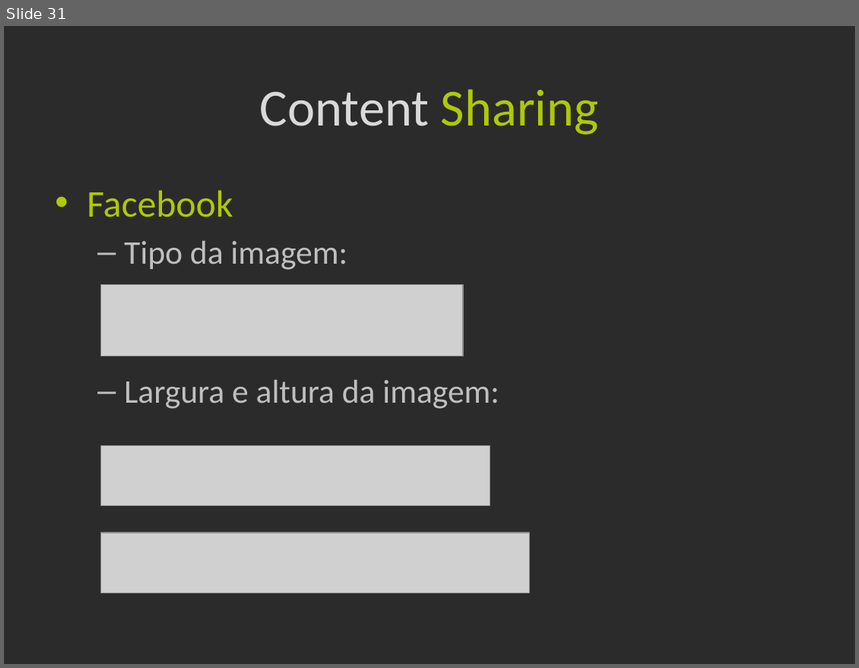
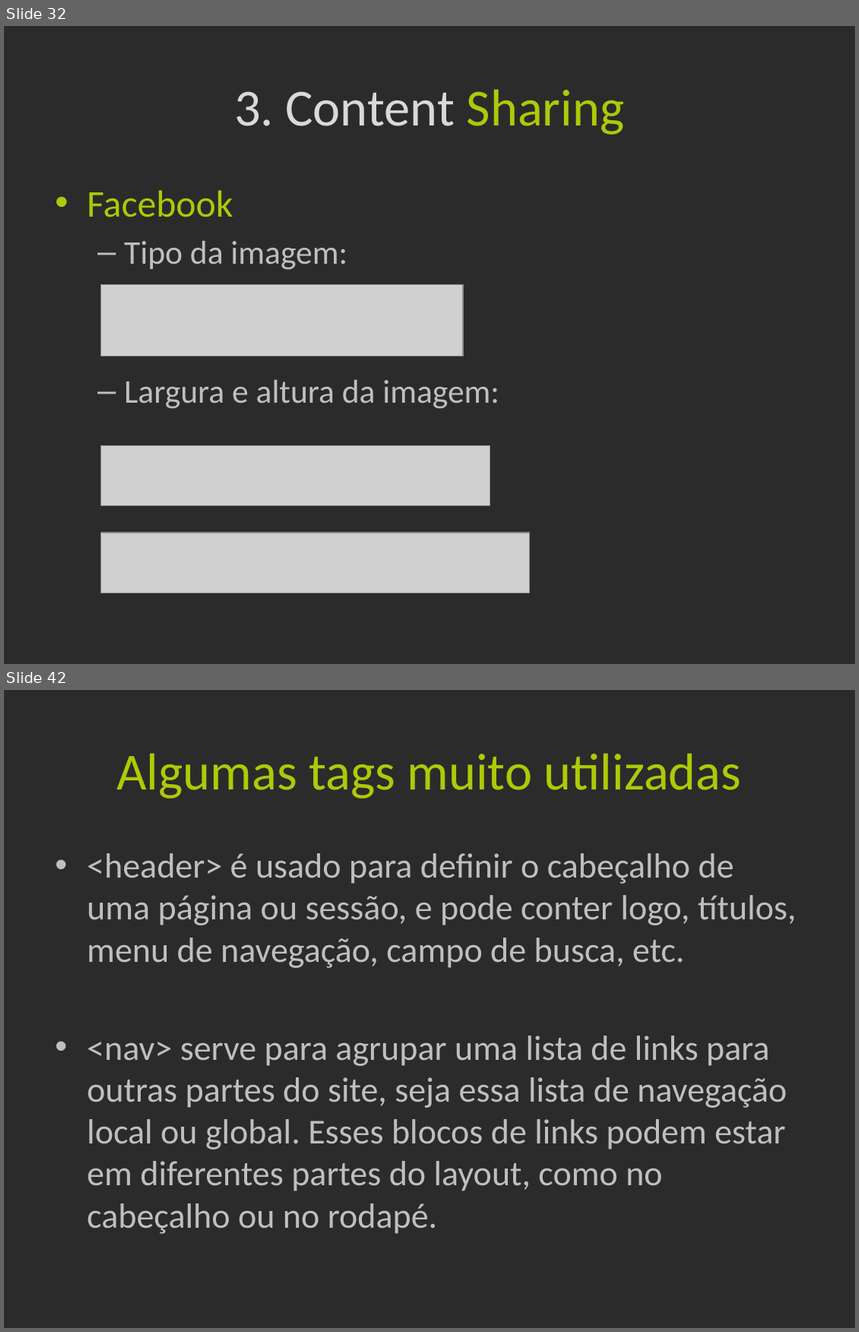
Before and after one commit to Frossard/HTML5-na-pratica, a slide deck: _Presentation/apresentacao.pptx. Shown one above the other, each under a label of ours: slide 31 before the commit, slides 32 and 42 after it; the slides between them are not shown. The pictures are 859x668 and 859x1332 pixels, drawn with LibreOffice and Linux fonts; fonts in the diff are those of the drawing; grey boxes stand for pictures; background and template pictures are left out; a plain dark background stands for a picture behind light text. Boxes give left, top, right and bottom in pixels: in the first picture for what was removed or moved away, otherwise in the second. Text is boxed around its words. In the diff, an @@ line names an element or a change of style, - is before the commit and + after.

```diff
--- a/_Presentation/apresentacao.pptx
+++ b/_Presentation/apresentacao.pptx
@@ slide 42 added at (4, 690, 855, 1328), background picture (left out) @@
@@ title added at (116, 753, 742, 799), 44 pt, text #AEC908 @@
+Algumas tags muito utilizadas
@@ text added at (87, 853, 796, 1234), 29.6 pt, text #BFBFBF @@
+• <header> é usado para definir o cabeçalho de uma página ou sessão, e pode conter logo, títulos, menu de navegação, campo de busca, etc.
+• <nav> serve para agrupar uma lista de links para outras partes do site, seja essa lista de navegação local ou global. Esses blocos de links podem estar em diferentes partes do layout, como no cabeçalho ou no rodapé.
@@ what was slide 31 is now slide 32 @@
@@ slide 32 changed as well @@
@@ title at (234, 89, 625, 135): text changed @@
-Content Sharing
+3. Content Sharing
```
Also in this commit, not shown: 7 other slides changed, 18 other slides added, 3 slides removed.
